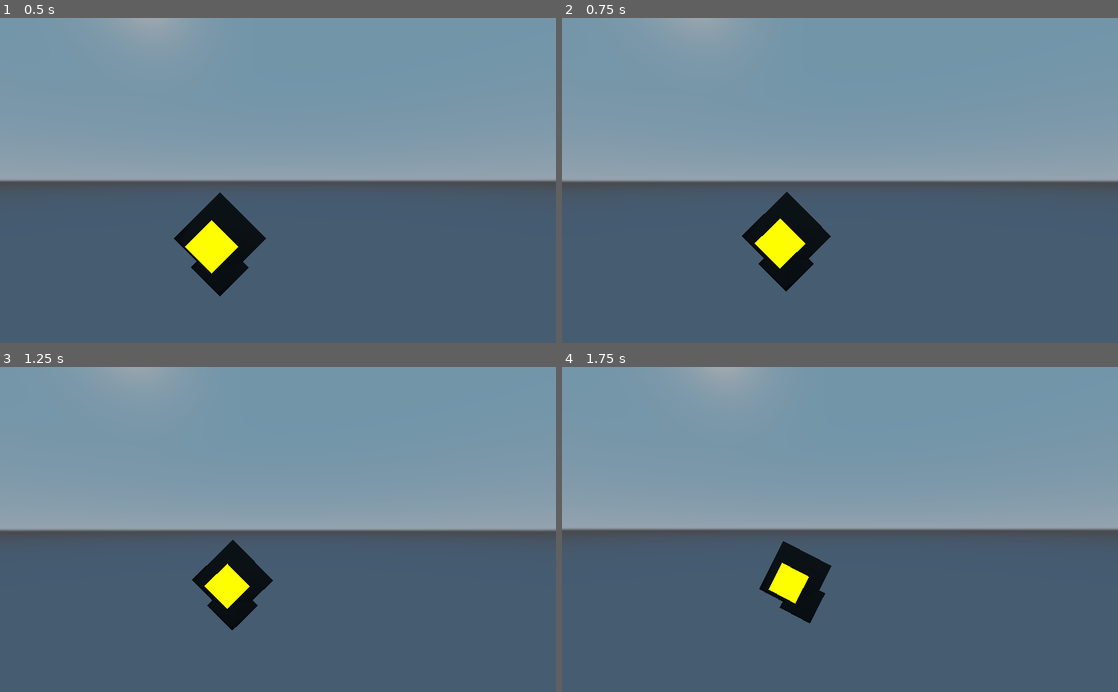
Above: before the commit, frames 1-4 (two rows, left to right).
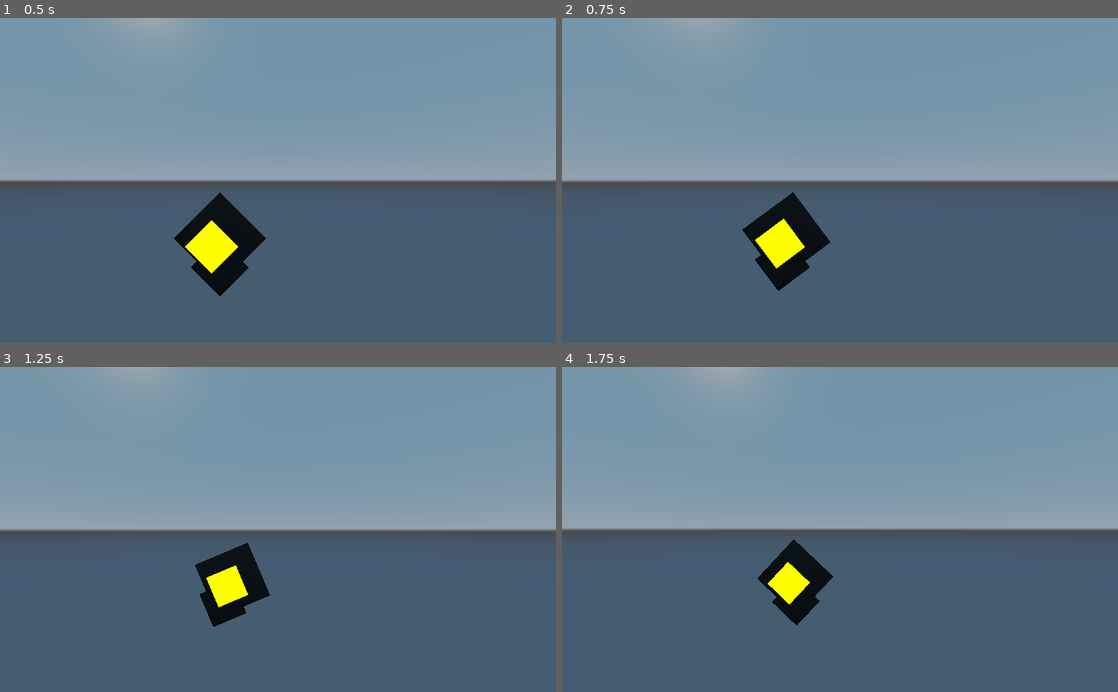
Above: after the commit, the same moments.

Repository: henriElana/Godot-Scripts
Game: Godot game, scene res://player/Bird.tscn
The game is run twice, just before and just after one commit, with the same random seed, the same clock (stepped at 60 frames per second) and the same inputs. The project has no main scene, so this scene is started directly.
Inputs (mouse positions are in pixels of both pictures, inside the frame that each line leads up to):
- Up to frame 1 (0.5 s): no input
- Up to frame 2 (0.75 s): tap Enter at 0.5 s; move the mouse to (867, 180) at 0.52 s; hold R (ui_up) from 0.53 s (still down)
- Up to frame 3 (1.25 s): keep holding R (ui_up)
- Up to frame 4 (1.75 s): keep holding R (ui_up); move the mouse to (812, 529) at 1.27 s

Frame 1 is identical in both runs. In frame 2, 0.4% of the frame differs, in the area x 32-49%, y 53-85%; in frame 3, 0.8%, in the area x 34-50%, y 53-81%; in frame 4, 0.6%.

Commit message:
bird : added banking angle from left/right input

Diff:
--- a/3D Game/player/Bird.gd
+++ b/3D Game/player/Bird.gd
@@ -20,9 +20,15 @@
 var cam_back_offset = 2.5
 var increment = 0.1
 
-
+# Banking angle management
 var banking_angle = 0.0
 var target_banking_angle = 0.0
+var ui_bankleft = false
+var ui_bankright = false
+var mouse_bankleft = false
+var mouse_bankright = false
+
+
 
 var my_collisionshape: CollisionShape
 
@@ -52,6 +58,10 @@
 
 	target_direction = Vector3()
 	var cam_xform = my_camera.get_global_transform()
+
+	# Left/right input banking angle management
+	ui_bankleft = false
+	ui_bankright = false
 
 	var input_movement_vector = Vector3()
 	if Input.is_action_pressed("ui_up"):
@@ -65,10 +75,12 @@
 			target_camera_localposition.z -= increment
 	if Input.is_action_pressed("ui_left"):
 		input_movement_vector.x -= 1
+		ui_bankleft = true
 		if target_camera_localposition.x > -cam_side_offset:
 			target_camera_localposition.x -= increment
 	if Input.is_action_pressed("ui_right"):
 		input_movement_vector.x += 1
+		ui_bankright = true
 		if target_camera_localposition.x < cam_side_offset:
 			target_camera_localposition.x += increment
 	if Input.is_action_pressed("ui_jump"):
@@ -127,6 +139,7 @@
 			current_velocity = move_and_slide(current_velocity, Vector3(0, 1, 0))
 
 	# Orient model
+	target_banking_angle = 0.75*(-(float(ui_bankleft) + float(mouse_bankleft)) + (float(ui_bankright) + float(mouse_bankright)))
 	banking_angle = lerp_angle(banking_angle, target_banking_angle, ACCELERATION * delta)
 	my_model.look_at(translation + current_velocity, (Vector3.UP).rotated(current_velocity.normalized(), banking_angle))
 
@@ -155,12 +168,14 @@
 				target_camera_localposition.y -= increment
 
 		# Update target banking angle and camera x offset
+		mouse_bankleft = false
+		mouse_bankright = false
 		if h_input > 0.01:
-			target_banking_angle = -0.85
+			mouse_bankleft = true
 			if target_camera_localposition.x < cam_side_offset:
 				target_camera_localposition.x += increment
 		elif h_input < -0.01:
-			target_banking_angle = 0.85
+			mouse_bankright = true
 			if target_camera_localposition.x > -cam_side_offset:
 				target_camera_localposition.x -= increment
 		else:
